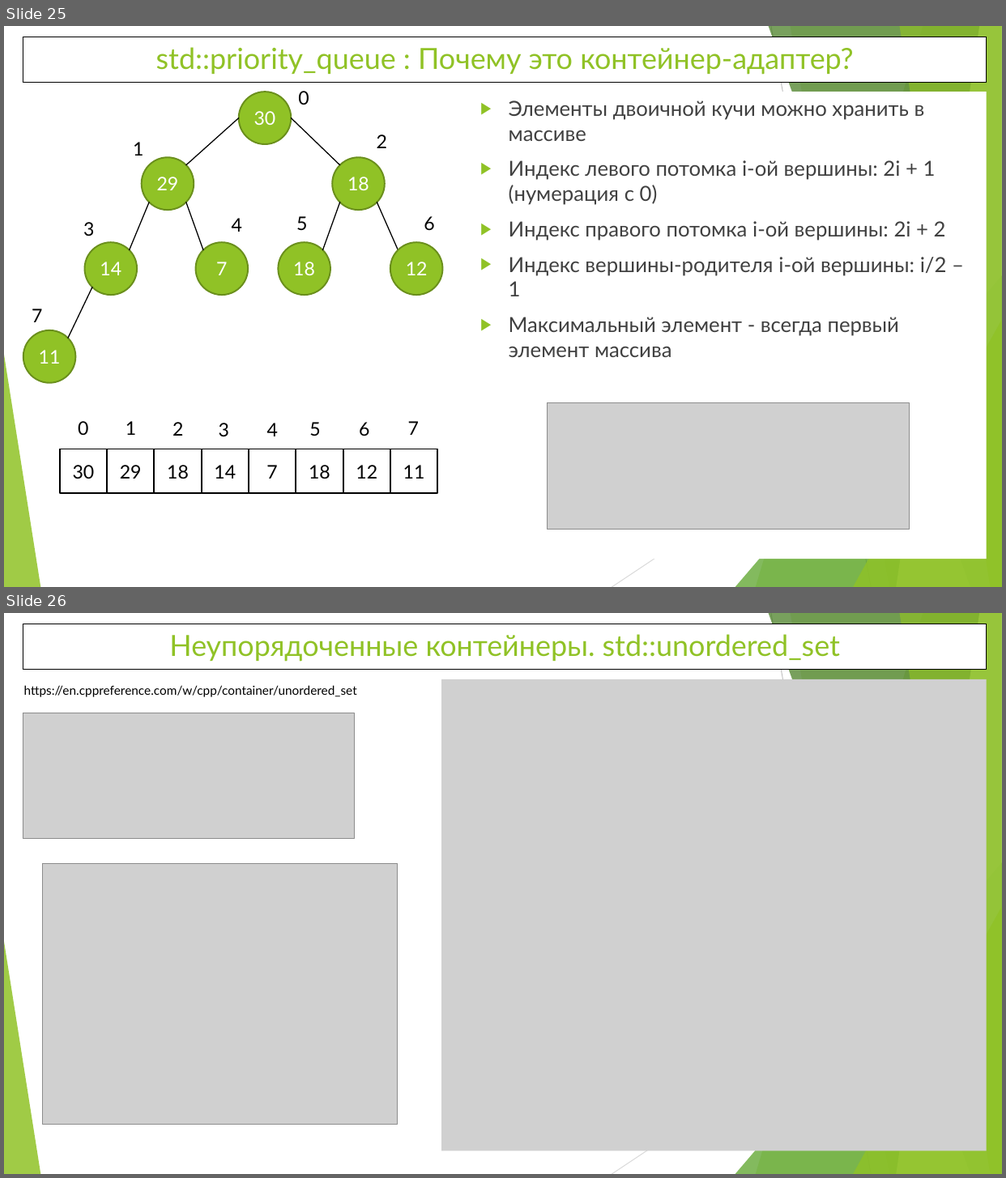
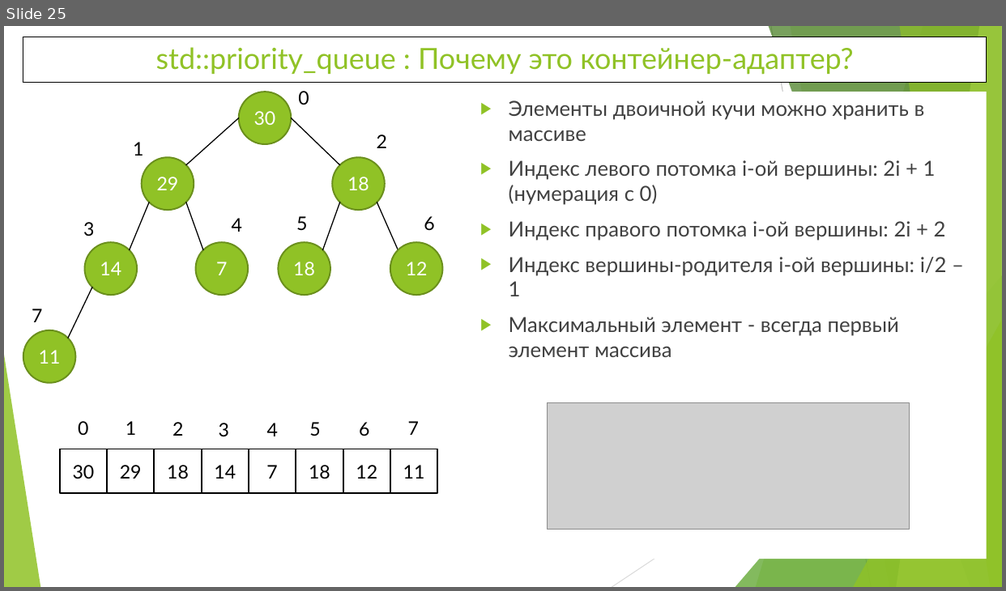
Before and after one commit to WhiteCatStudies/lectures, a slide deck: lecture1/lecture1.pptx. Shown one above the other, each under a label of ours: slides 25 and 26 before the commit, slide 25 after it. The pictures are 1006x1178 and 1006x591 pixels, drawn with LibreOffice and Linux fonts; fonts in the diff are those of the drawing; grey boxes stand for pictures. Boxes give left, top, right and bottom in pixels: in the first picture for what was removed or moved away, otherwise in the second. Text is boxed around its words. In the diff, an @@ line names an element or a change of style, - is before the commit and + after.

```diff
--- a/lecture1/lecture1.pptx
+++ b/lecture1/lecture1.pptx
@@ slide 26 removed at [4,613,1002,1174], background #FFFFFF; not listed: 10 template elements that a slide beside it also shows @@
@@ rectangle removed at [23,624,987,669] @@
-Неупорядоченные контейнеры. std::unordered_set
@@ text removed at [24,685,357,697] @@
-https://en.cppreference.com/w/cpp/container/unordered_set
@@ picture removed at [441,679,987,1152] @@
@@ picture removed at [23,713,355,839] @@
@@ picture removed at [43,864,398,1125] @@
```
Also in this commit, not shown: 4 slides added, 1 other slide removed, 2 other files.
